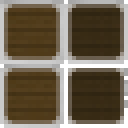
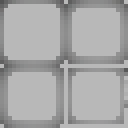
Layers edited between the first and the second 128 x 128 image:
hid "zinc" over 0, 0, 128, 128
hid "tin" over 0, 0, 128, 128
hid "steel" over 0, 0, 128, 128
hid "silver" over 0, 0, 128, 128
hid "iron" over 0, 0, 128, 128
hid "gold" over 0, 0, 128, 128
hid "emerald" over 0, 0, 128, 128
hid "diamond" over 0, 0, 128, 128
hid "copper" over 0, 0, 128, 128
added group "Layer Group #1" with 10 layers above "Layer Group" over 0, 0, 128, 128
added layer "zinc #1" (multiply) in group "Layer Group #1" over 0, 0, 128, 128
added layer "overlay" in group "Layer Group #1" over 0, 0, 128, 128
added group "Layer Group" with 3 layers over 0, 0, 128, 128
added layer "Layer copy" (multiply, 49%) in group "Layer Group" over 0, 0, 64, 128
added layer "Layer" (multiply, 36%) in group "Layer Group" over 64, 0, 128, 128
moved "wood" into group "Layer Group" over 0, 0, 128, 128
